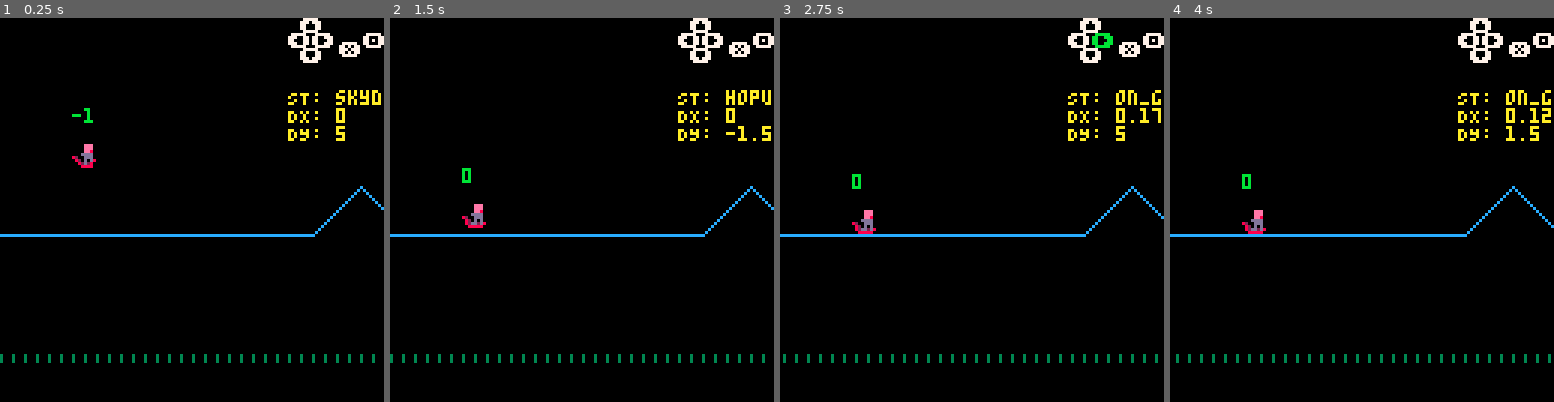
Above: before the commit, frames 1-4 (left to right).
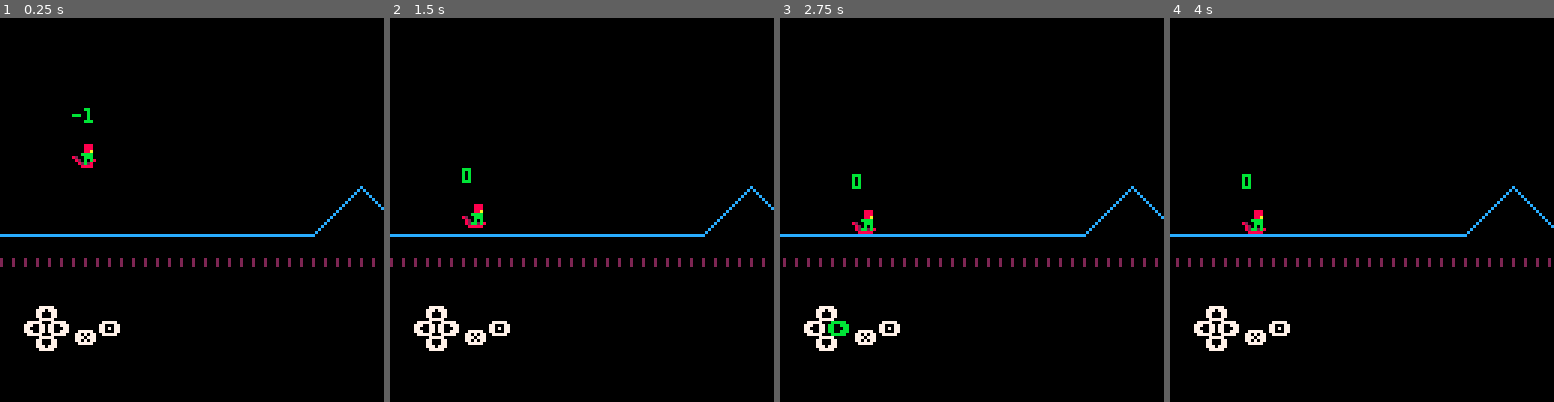
Above: after the commit, the same moments.

Repository: radicalslice/xcb
Game: PICO-8 cartridge main.p8
Same seed, same stepped clock (60 frames per second), same inputs: the game is played once before the commit and once after it.
Inputs:
- Up to frame 1 (0.25 s): no input
- Up to frame 2 (1.5 s): tap X (X key) at 0.33, 1.07 s; tap O (Z key) at 0.7 s
- Up to frame 3 (2.75 s): hold Right 1.6-2.1 s; tap O (Z key) at 1.7, 2.1, 2.5 s; tap X (X key) at 1.85 s; hold Up 2.15-2.42 s; hold Right from 2.47 s (still down)
- Up to frame 4 (4 s): tap O (Z key) at 2.9, 3.3, 3.7 s; tap X (X key) at 2.97 s; release Right at 3.03 s; hold Left 3.08-3.58 s; hold Down 3.63-3.97 s

The runs differ from the first frame. In frame 1, 3.7% of the frame differs, in the area x 0-100%, y 0-90%; in frame 2, 3.8%; in frame 3, 3.8%; in frame 4, 3.9%, in the area x 1-100%, y 0-90%.

Commit message:
Tweak colors Make controller draw positionable

Diff:
--- a/_game.lua
+++ b/_game.lua
@@ -44,17 +44,17 @@
   -- draw some dang background
   for i=-32,2056 do
     if i % 4 == 0 then
-      line(i, 112, i, 114, 3)
+      line(i, 80, i, 82, 2)
     end
   end
 
   camera()
 
-  draw_ctrls()
+  draw_ctrls(12, 96)
   -- player debug stuff
-  print("ST: "..player:get_state(), 96, 24, 10)
-  print("DX: "..player.dx, 96, 30, 10)
-  print("DY: "..player.dy, 96, 36, 10)
+  -- print("ST: "..player:get_state(), 96, 24, 10)
+  -- print("DX: "..player.dx, 96, 30, 10)
+  -- print("DY: "..player.dy, 96, 36, 10)
   -- print("Y: "..player.y, 80, 42, 10)
 
   pal()
--- a/level.lua
+++ b/level.lua
@@ -1,5 +1,6 @@
 level = {
    ranges = {
+     -- REGULAR RAMP
      {
        x_min = 80,
        x_max = 96,
@@ -14,6 +15,8 @@
         return y_base - (r.x_max - x_curr), 2
        end,
      },
+     -- END REGULAR RAMP
+     -- TWO TINY RAMPS
      {
        x_min = 200,
        x_max = 214,
@@ -42,20 +45,55 @@
         return y_base - ((r.x_max - x_curr) \ 2), 1
        end,
      },
-     {
-       x_min = 300,
-       x_max = 324,
+     -- END TWO TINY RAMPS
+     -- BIG TALL RAMP
+     {
+       x_min = 290,
+       x_max = 314,
        f = function(r, y_base, x_curr)
         return y_base - ((x_curr - r.x_min) * 1.5), -3
        end,
      },
      {
-       x_min = 324,
-       x_max = 348,
+       x_min = 314,
+       x_max = 338,
        f = function(r, y_base, x_curr)
         return y_base - ((r.x_max - x_curr) * 1.5), 3
        end,
      },
+     -- END BIG TALL RAMP
+     -- REGULAR RAMP
+     {
+       x_min = 400,
+       x_max = 416,
+       f = function(r, y_base, x_curr)
+        return y_base - (x_curr - r.x_min), -2
+       end,
+     },
+     {
+       x_min = 416,
+       x_max = 432,
+       f = function(r, y_base, x_curr)
+        return y_base - (r.x_max - x_curr), 2
+       end,
+     },
+     -- END REGULAR RAMP
+     -- BIG TALL RAMP
+     {
+       x_min = 436,
+       x_max = 462,
+       f = function(r, y_base, x_curr)
+        return y_base - ((x_curr - r.x_min) * 1.5), -3
+       end,
+     },
+     {
+       x_min = 462,
+       x_max = 488,
+       f = function(r, y_base, x_curr)
+        return y_base - ((r.x_max - x_curr) * 1.5), 3
+       end,
+     },
+     -- END BIG TALL RAMP
      --[[
      {
        x_min = 120,
@@ -87,11 +125,6 @@
        used = false,
      },
      {
-       x = 324,
-       dy = -4.5,
-       used = false,
-     },
-     {
        x = 214,
        dy = -2.5,
        used = false,
@@ -99,6 +132,21 @@
      {
        x = 242,
        dy = -2.5,
+       used = false,
+     },
+     {
+       x = 314,
+       dy = -4.5,
+       used = false,
+     },
+     {
+       x = 416,
+       dy = -4.5,
+       used = false,
+     },
+     {
+       x = 462,
+       dy = -4.5,
        used = false,
      },
      --[[
--- a/main.p8
+++ b/main.p8
@@ -9,14 +9,14 @@
 #include level.lua
 
 __gfx__
-00000000ffffeeffffffeeffffffeeefffffeeefffffeeefffffeeefffffeeeff888ffffffffffff000000000000000000000000000000000000000000000000
-00000000fffeeefffffeeeffffffeeefffffeeefffffeeefffffeeefffffeeefff228fffffffeeef000000000000000000000000000000000000000000000000
-00700700fffe88fffffe88ffffffee8fffffee8fffffee8f8fffeeef8fffeeefffff28ffffff8eef000000000000000000000000000000000000000000000000
-00077000fffdddf8fffdddfffffddddffffddddf8ffddddff82fddddf8ffddddfffff28ffdfdeeef000000000000000000000000000000000000000000000000
-00077000ffdddd88ffddddf882ffdddf82ffdddff82fdddff82fdddff82fdddfffffff8fffdddfff000000000000000000000000000000000000000000000000
-00700700fffdfd8ffffdfd88f82fdfd8f82fdfdff82fdfdfff82dfdfff82dfdffffffff8fddddfff000000000000000000000000000000000000000000000000
-000000008ffd28ff882d288fff82d28ff82dd2d8ff8222dfff8222dffff882dfffffffffdffdfdff000000000000000000000000000000000000000000000000
-00000000f82d8ffff8288ffffff8888fff88888ffff88888fff8888fffff88dfffffffffffdfffff000000000000000000000000000000000000000000000000
+00000000ffff88ffffff88ffffff888fffff888fffff888fffff888fffff888ff888ffffffffffff000000000000000000000000000000000000000000000000
+00000000fff888fffff888ffffff888fffff888fffff888fffff888fffff888fff228fffffff888f000000000000000000000000000000000000000000000000
+00700700fff8aafffff8aaffffff88afffff88afffff88af8fff888f8fff888fffff28ffffffa88f000000000000000000000000000000000000000000000000
+00077000fffbbbf8fffbbbfffffbbbbffffbbbbf8ffbbbbff82fbbbbf8ffbbbbfffff28ffbfb888f000000000000000000000000000000000000000000000000
+00077000ffbbbb88ffbbbbf882ffbbbf82ffbbbff82fbbbff82fbbbff82fbbbfffffff8fffbbbfff000000000000000000000000000000000000000000000000
+00700700fffbfb8ffffbfb88f82fbfb8f82fbfbff82fbfbfff82bfbfff82bfbffffffff8fbbbbfff000000000000000000000000000000000000000000000000
+000000008ffb28ff882b288fff82b28ff82bb2b8ff8222bfff8222bffff882bfffffffffbffbfbff000000000000000000000000000000000000000000000000
+00000000f82b8ffff8288ffffff8888fff88888ffff88888fff8888fffff88bfffffffffffbfffff000000000000000000000000000000000000000000000000
 00000000000000000000000000000000000000000000000000000000000000000000000000000000000000000000000000000000000000000000000000000000
 00000000000000000000000000000000000000000000000000000000000000000000000000000000000000000000000000000000000000000000000000000000
 00000000000000000000000000000000000000000000000000000000000000000000000000000000000000000000000000000000000000000000000000000000
--- a/player.lua
+++ b/player.lua
@@ -44,14 +44,6 @@
     p:change_state(_PLAYER_STATE_SKYUP)
     printh("boosted,(x,y),yg,dy: ("..p.x..","..p.y.."),"..y_ground..","..p.dy)
   end,
-  bouncy = function(p, boosted_dy)
-    p.dy = boosted_dy
-    -- make sure we're just above ground level first
-    p.y = p.y - 0.1
-    p:change_state(_PLAYER_STATE_SKYUP)
-    p.dx -= p.dx\3
-    printh("bounced at x: "..p.x)
-  end,
   near_ground = function(p, y_ground)
    return abs(p.y - y_ground) < 1 or p.y > y_ground
   end,
@@ -114,9 +106,6 @@
     p.x += p.dx
 
     if flr(p.y) != y_ground then
-      printh("forced ground angle "..ground_angle.." in on_ground")
-      printh("because p.y "..p.y.." and y_ground "..y_ground)
-      printh("at p.x "..p:get_board_center_x())
       p.angle = ground_angle
       p.y = y_ground
     end
@@ -130,12 +119,10 @@
 
     -- tweak angle
     if btn(1) then
-        printh("adjusted angle in skyup 1")
         p.angle = min(3, p.angle + 0.3)
     elseif btn(0) then
       if abs(p.dy) > 2 then
         -- extra airres, decreased grav
-        printh("adjusted angle in skyup 2")
         p.angle = max(-3, p.angle - 0.1)
         p.dx *= _airres
         p.dy -= (p.ddy * 0.3)
@@ -147,8 +134,6 @@
     p.y = min(p.y + p.dy, y_ground)
     if prev_dy <= 0 and p.dy > 0 then
       -- if we're switching from rise to fall, switch states
-      printh("GUILTY!")
-      printh("prev_dy: "..prev_dy..", new dy: "..p.dy)
       p:change_state(_PLAYER_STATE_SKYDOWN)
     end
   end,
@@ -161,12 +146,10 @@
 
     -- tweak angle
     if btn(1) then
-        printh("adjusted angle in skydown 0")
         p.angle = min(3, p.angle + 0.3)
     elseif btn(0) then
       if abs(p.dy) > 2 then
         -- extra airres, decreased grav
-        printh("adjusted angle in skydown 1")
         p.angle = max(-3, p.angle - 0.1)
         p.dx *= _airres
         p.dy -= (p.ddy * 0.3)
@@ -186,19 +169,17 @@
         if crash_lut[rounded_angle] != nil
         and exists(ground_angle, crash_lut[rounded_angle]) then
           p.state = _PLAYER_STATE_FALLEN
-          printh("crashed because: "..
-          rounded_angle..","..ground_angle)
         elseif abs(p.dy) > 1 then
-          printh("hop 1: "..p.y)
-
-          printh("adjusted angle in skydown 3")
           p.angle = ground_angle
-          p:bouncy(-2)
+          p.dy = -2
+          -- make sure we're just above ground level first
+          p.y = p.y - 0.1
+          p:change_state(_PLAYER_STATE_SKYUP)
+          p.dx -= p.dx\3
           p:change_state(_PLAYER_STATE_HOPUP)
         else
           -- nearing the ground slowly, so force downward
           p.y = y_ground
-          printh("adjusted angle in skydown 4")
           p.angle = ground_angle
           p:change_state(_PLAYER_STATE_ONGROUND)
         end
@@ -207,7 +188,6 @@
         -- angle is the same, so land
         -- nearing the ground slowly, so force downward
         p.y = y_ground
-        printh("adjusted angle in skydown 5")
         p.angle = ground_angle
         p:change_state(_PLAYER_STATE_ONGROUND)
       end
@@ -222,7 +202,6 @@
     p.y = min(p.y + p.dy, y_ground)
     if prev_dy <= 0 and p.dy > 0 then
       -- if we're switching from rise to fall, switch states
-      printh("hopup: prev_dy: "..prev_dy..", new dy: "..p.dy)
       p:change_state(_PLAYER_STATE_HOPDOWN)
     end
   end,
@@ -236,7 +215,6 @@
     -- land the hop
     if p:near_ground(y_ground) then
       p.y = y_ground
-      printh("adjusted angle in hopdown 4")
       p.angle = ground_angle
       p:change_state(_PLAYER_STATE_ONGROUND)
     end
--- a/utils.lua
+++ b/utils.lua
@@ -14,13 +14,13 @@
   return false
 end
 
-function draw_ctrls()
+function draw_ctrls(x, y)
   -- draw controls on screen
-  print("⬅️", 96, 5, btn(0) and 11 or 7)
-  print("⬆️", 100, 0, btn(2) and 11 or 7)
-  print("➡️", 104, 5, btn(1) and 11 or 7)
-  print("⬇️", 100, 10, btn(3) and 11 or 7)
-  print("❎", 113, 8, btn(4) and 11 or 7)
-  print("🅾️", 121, 5, btn(5) and 11 or 7)
+  print("⬅️", x-4, y+5, btn(0) and 11 or 7)
+  print("⬆️", x, y, btn(2) and 11 or 7)
+  print("➡️", x+4, y+5, btn(1) and 11 or 7)
+  print("⬇️", x, y+10, btn(3) and 11 or 7)
+  print("❎", x+13, y+8, btn(4) and 11 or 7)
+  print("🅾️", x+21, y+5, btn(5) and 11 or 7)
 
 end
